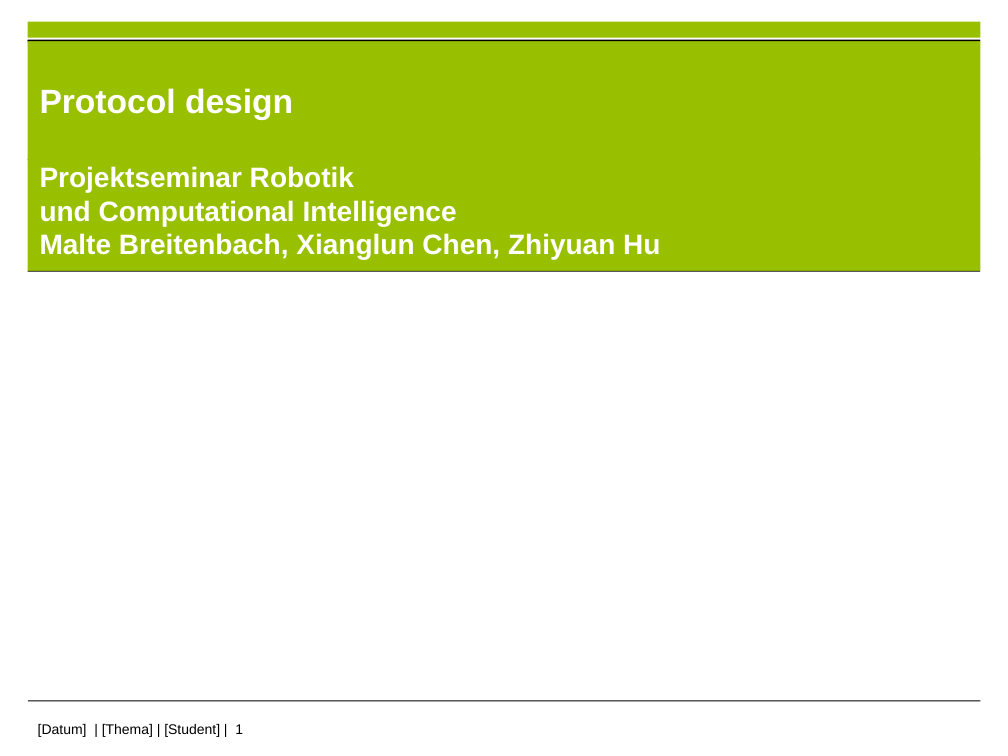
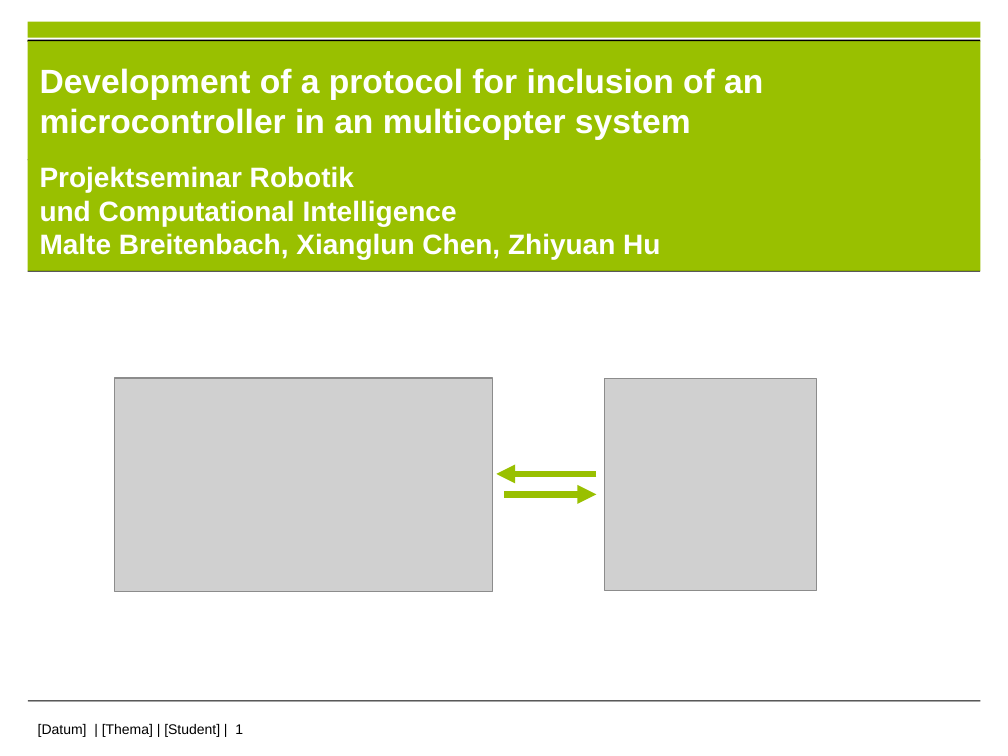
Before and after one commit to im-Kitsch/RMR_sensor_fusion, a slide deck: slide 1 of data/presentation/PS_presentation.pptx. Drawn at 1008x756 pixels with LibreOffice and Linux fonts; fonts in the diff are those of the drawing; grey boxes stand for pictures; background and template pictures are left out. Boxes give left, top, right and bottom in pixels: in the first picture for what was removed or moved away, otherwise in the second. Text is boxed around its words. In the diff, an @@ line names an element or a change of style, - is before the commit and + after.

```diff
--- a/data/presentation/PS_presentation.pptx
+++ b/data/presentation/PS_presentation.pptx
@@ text at box(40, 68, 763, 140): text changed @@
-Protocol design
+Development of a protocol for inclusion of an microcontroller in an multicopter system
@@ picture added at box(115, 378, 493, 591) @@
@@ picture added at box(605, 379, 816, 591) @@
@@ arrow added from (597, 474) to (496, 474), #99C000 4.5 pt @@
@@ arrow added from (504, 494) to (597, 494), #99C000 4.5 pt @@
```
Also in this commit, not shown: 4 other slides changed, 1 slide added, 3 slides removed.
